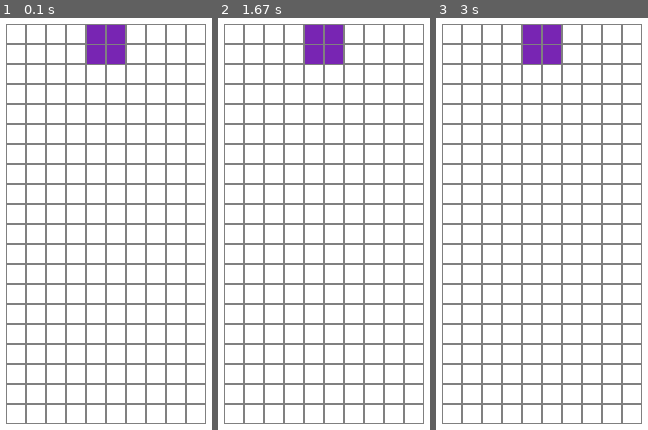
Above: before the commit, frames 1-3 (left to right).
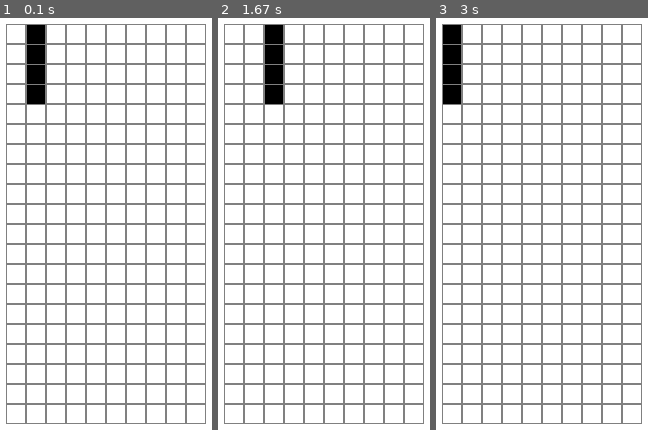
Above: after the commit, the same moments.

Repository: jeffreyperdue/ase-420-team-project
Game: pygame game, started from src/starter_code/tetris_ver1.py
Two runs of this game, one before a commit and one after it. Both use one fixed random seed, a clock stepped at 60 frames per second and the inputs below.
Inputs:
- Up to frame 1 (0.1 s): no input
- Up to frame 2 (1.67 s): hold Right 0.33-0.8 s; hold Up 0.83-1.13 s; hold Right 1.17-1.63 s
- Up to frame 3 (3 s): hold Left 1.67-2.2 s; hold Down 2.23-2.53 s; hold Left 2.57-2.97 s

The runs differ from the first frame. In frame 1, 3.1% of the frame differs, in the area x 12-59%, y 1-21%; in frame 2, 3.1%; in frame 3, 3.1%.

Commit message:
created app.py WIP, changes to pygame_renderer.py

Diff:
--- /dev/null
+++ b/src/app.py
@@ -0,0 +1,18 @@
+from src.game.game import Game
+from src.game.board import Board
+from src.game.piece import Piece
+from src.game.row import Row
+
+def main():
+    # Create board
+    board = Board(lambda: Row(10))  # 10 = WIDTH from constants
+
+    # Create piece generator (you'll need this)
+    # piece_generator = PieceGenerator()
+
+    # Create and run game
+    game = Game(board, piece_generator)
+    game.run()
+
+if __name__ == "__main__":
+    main()
--- a/src/starter_code/tetris_ver1.py
+++ b/src/starter_code/tetris_ver1.py
@@ -12,6 +12,8 @@
 from src.game.board import Board
 # Import Piece class from src/game/piece.py
 from src.game.piece import Piece
+# Import PygameRenderer class from src/view/pygame_renderer.py
+from src.view.pygame_renderer import PygameRenderer
 # Import global constants
 import src.constants as constants
 
@@ -115,7 +117,16 @@
     global State
 
     piece_rows = figure_to_bitboard(image) # Convert figure to bitboard rows
-    GameBoard.place_piece_rows(piece_rows, ShiftX, ShiftY, Color) # Place piece on the board
+
+    #CHANGE
+    # Create a temporary piece to place on the board
+    temp_piece = Piece(ShiftX, ShiftY)
+    temp_piece.type = Type
+    temp_piece.color = Color
+    temp_piece.rotation = Rotation
+    GameBoard.place_piece(temp_piece) # Place piece on the board
+
+
     GameBoard.clear_full_lines() # clear any filled lines
     make_figure(3, 0) # spawn a new piece at top
 
@@ -165,11 +176,18 @@
             # draw grid outline
             pygame.draw.rect(screen, GRAY, [x + zoom * j, y + zoom * i, zoom, zoom], 1)
 
-            # draw filled block if > 0
-            val = GameBoard.get_cell(i, j)
-            if val > 0:
-                pygame.draw.rect(screen, Colors[val],
-                                [x + zoom * j + 1, y + zoom * i + 1, zoom - 2, zoom - 1])
+
+            #CHANGE
+            # draw filled block if occupied
+            if GameBoard.get_cell(i, j):
+                # Get the color from the row
+                row_obj = GameBoard.get_row_object(i)
+                color = row_obj.get_color(j)
+                if color is not None:
+                    pygame.draw.rect(screen, Colors[color],
+                                    [x + zoom * j + 1, y + zoom * i + 1, zoom - 2, zoom - 1])
+
+
 
 def draw_figure(screen, image, startX, startY, shiftX, shiftY, zoom):
     for i in range(4):
@@ -204,7 +222,20 @@
     pressing_down = False
 
     initialize()
+
+
+
     currentPiece = Piece(3, 0)
+    #CHANGE
+    # Sync global variables to piece
+    currentPiece.x = ShiftX
+    currentPiece.y = ShiftY
+    currentPiece.type = Type
+    currentPiece.rotation = Rotation
+    currentPiece.color = Color
+
+
+
     done = False
     level = 1
     while not done:
@@ -217,11 +248,29 @@
             if State == "start":
                 GameBoard.go_down(currentPiece)
 
+
+
+                # Sync global variables to piece after movement
+                #CHANGE
+                currentPiece.x = ShiftX
+                currentPiece.y = ShiftY
+                currentPiece.type = Type
+                currentPiece.rotation = Rotation
+                currentPiece.color = Color
+
+
+
+
         for event in pygame.event.get():
             if event.type == pygame.QUIT:
                 done = True
             if event.type == pygame.KEYDOWN:
                 if event.key == pygame.K_UP:
+                    currentPiece.x = ShiftX
+                    currentPiece.y = ShiftY
+                    currentPiece.type = Type
+                    currentPiece.rotation = Rotation
+                    currentPiece.color = Color
                     GameBoard.rotate(currentPiece)
                 if event.key == pygame.K_LEFT:
                     GameBoard.go_side(-1, currentPiece)
--- a/src/view/pygame_renderer.py
+++ b/src/view/pygame_renderer.py
@@ -1,5 +1,5 @@
 import pygame
-from src.constants import WHITE, GRAY, Colors, CELL_SIZE
+from src.constants import COLORS, CELL_SIZE, WHITE, GRAY
 from src.figures import SHAPES
 
 class PygameRenderer:
@@ -28,12 +28,12 @@
                     if color is not None:
                         pygame.draw.rect(
                             self.screen,
-                            Colors[color],
+                            COLORS[color],
                             [rect[0] + 1, rect[1] + 1, CELL_SIZE - 2, CELL_SIZE - 2]
                         )
 
     def draw_piece(self, piece):
-        color = Colors[piece.color]
+        color = COLORS[piece.color]
         shape = SHAPES[piece.type][piece.rotation]
 
         for grid_position in shape:
